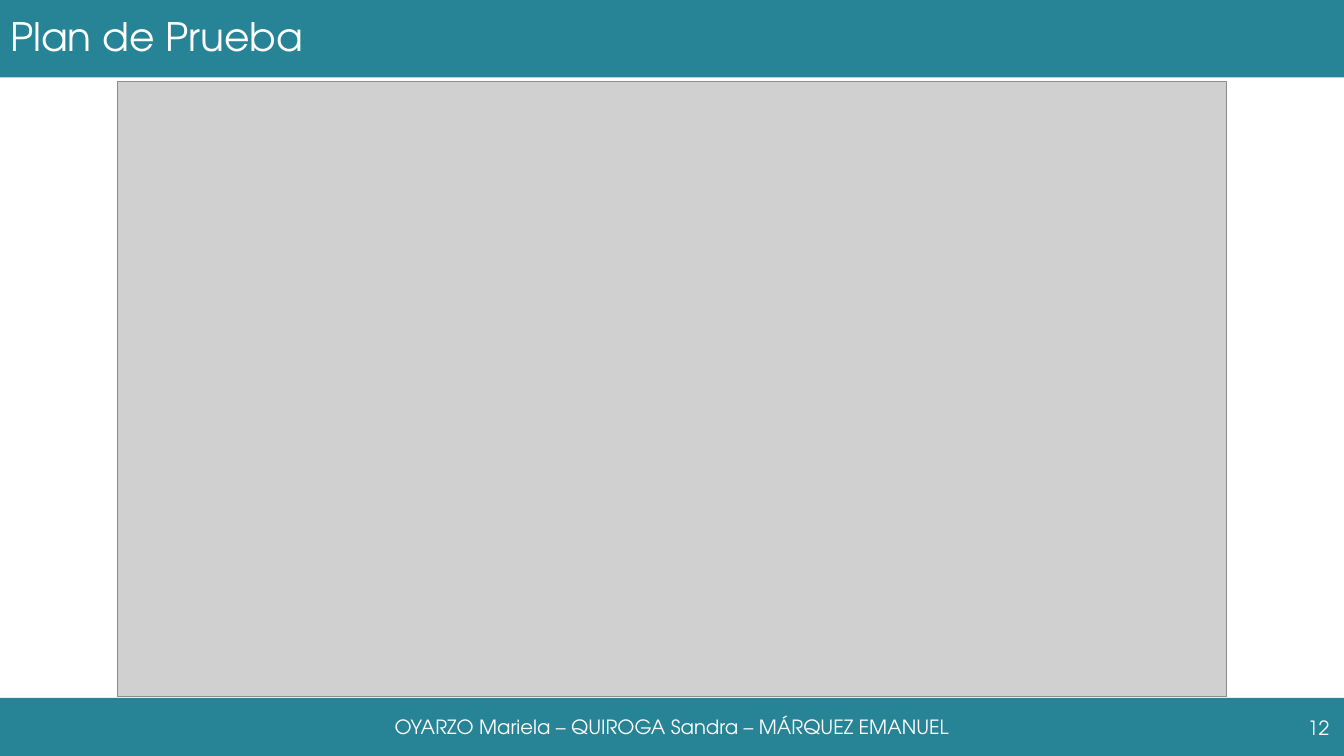
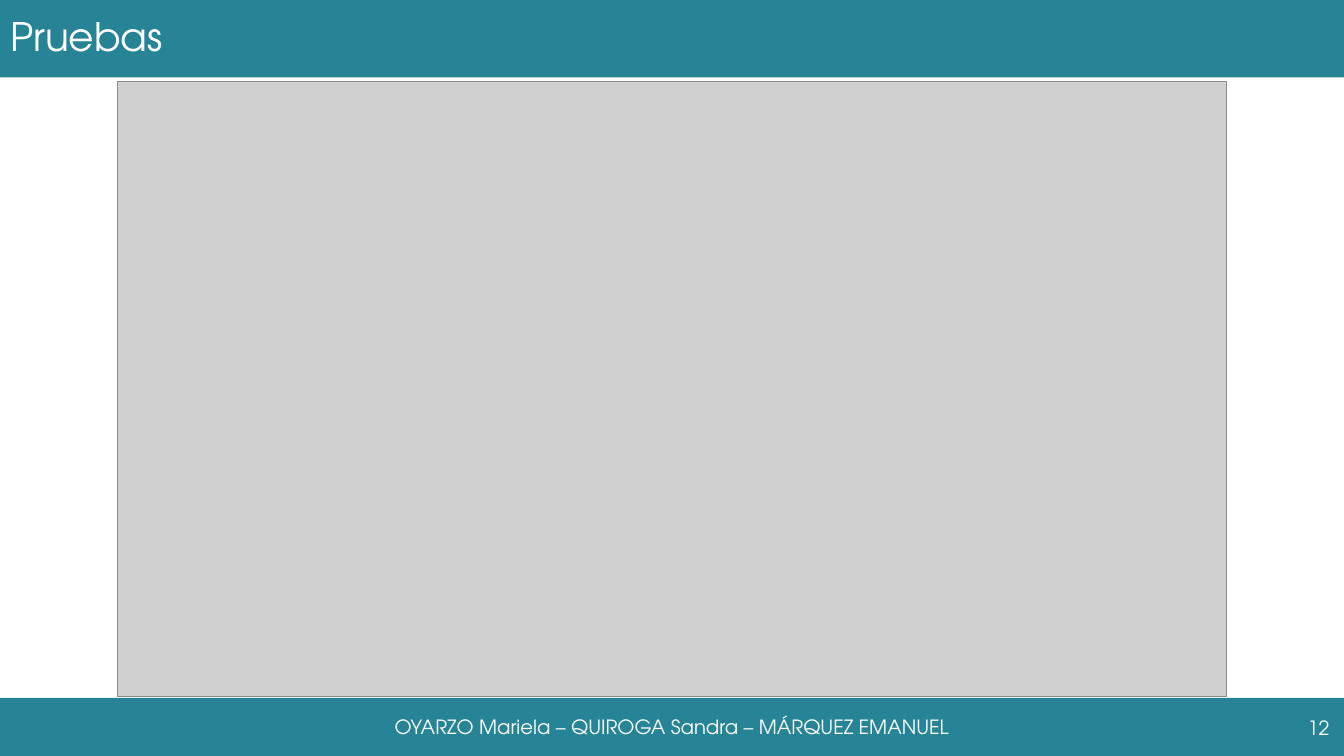
Before and after one commit to grupoyenu/yenu, a slide deck: slide 12 of 08. Presentaciones/Presentación 11.pptx. Drawn at 1344x756 pixels with LibreOffice and Linux fonts; fonts in the diff are those of the drawing; grey boxes stand for pictures; background and template pictures are left out. Boxes give left, top, right and bottom in pixels: in the first picture for what was removed or moved away, otherwise in the second. Text is boxed around its words. In the diff, an @@ line names an element or a change of style, - is before the commit and + after.

```diff
--- a/08. Presentaciones/Presentación 11.pptx
+++ b/08. Presentaciones/Presentación 11.pptx
@@ title at (10, 22, 163, 52): text changed @@
-Plan de Prueba
+Pruebas
```
Also in this commit, not shown: 9 other slides changed, 1 slide added.
